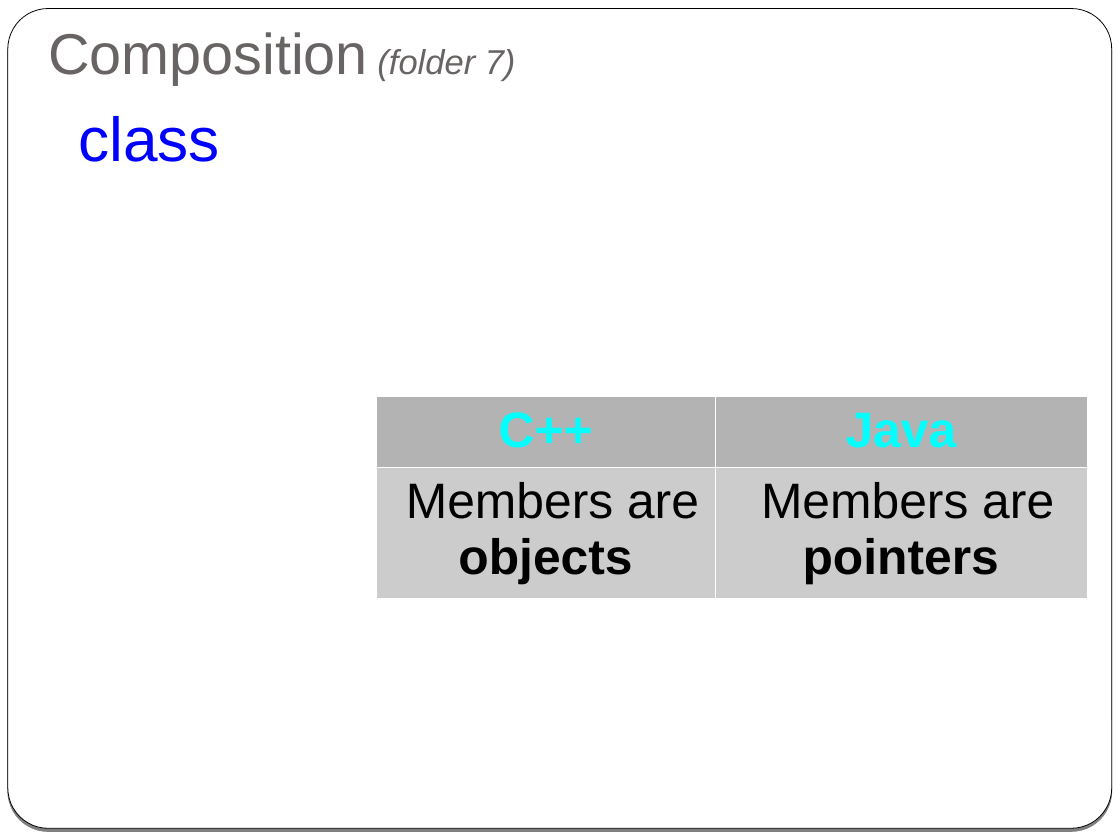
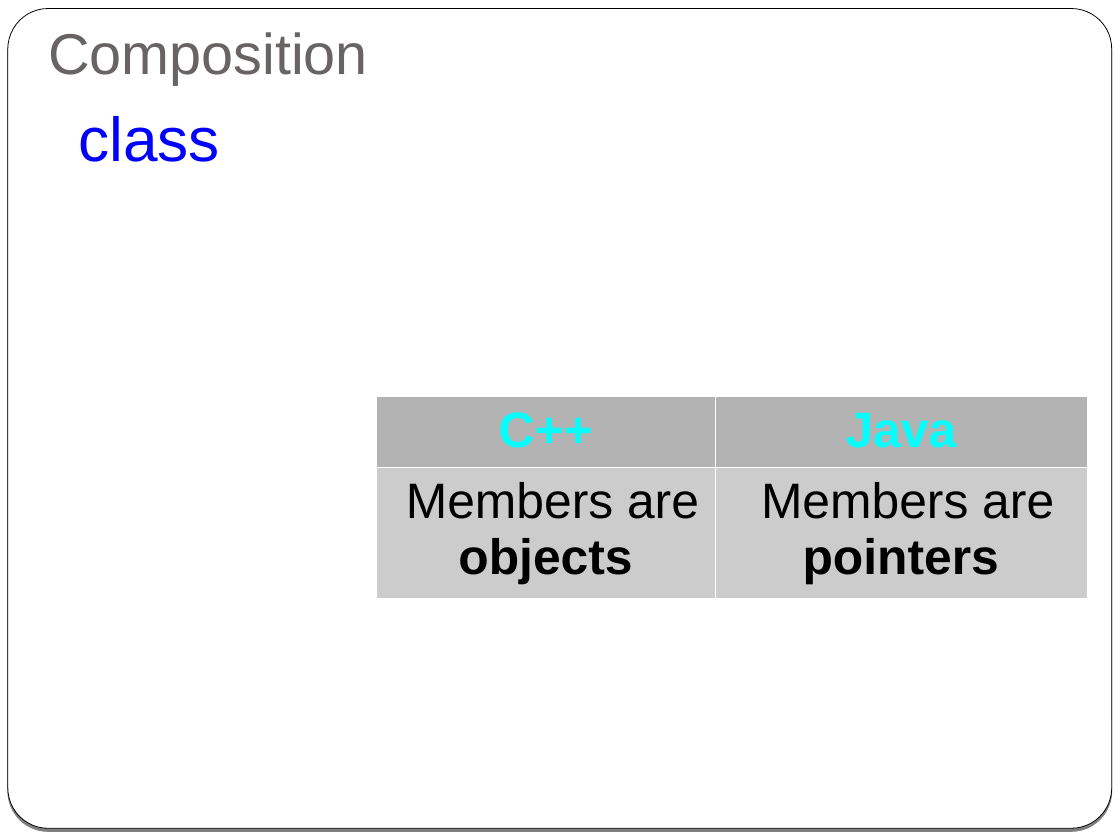
Before and after one commit to cpp-at-ariel/cpp-5779, a slide deck: slide 2 of week03-reference-const/slides-1-composition-initialization.odp. Drawn at 1120x840 pixels with LibreOffice and Linux fonts; fonts in the diff are those of the drawing. Boxes give left, top, right and bottom in pixels: in the first picture for what was removed or moved away, otherwise in the second. Text is boxed around its words. In the diff, an @@ line names an element or a change of style, - is before the commit and + after.

```diff
--- a/week03-reference-const/slides-1-composition-initialization.odp
+++ b/week03-reference-const/slides-1-composition-initialization.odp
@@ title at (x1=48, y1=32, x2=367, y2=85): text changed @@
-Composition (folder 7)
+Composition
```
Also in this commit, not shown: 1 other slide changed, 13 other files.
